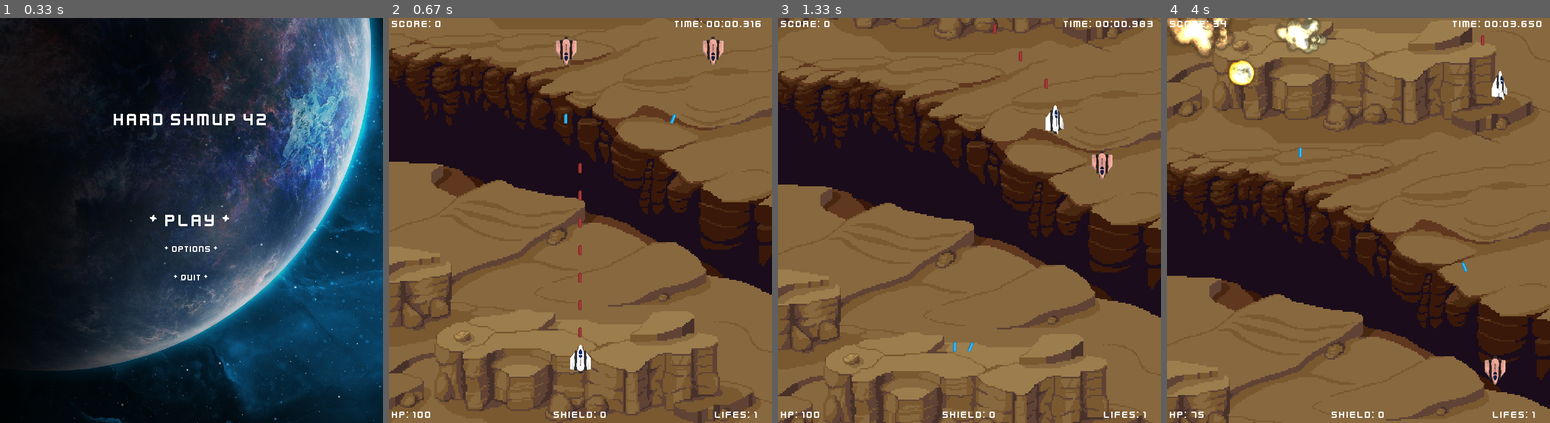
Above: before the commit, frames 1-4 (left to right).
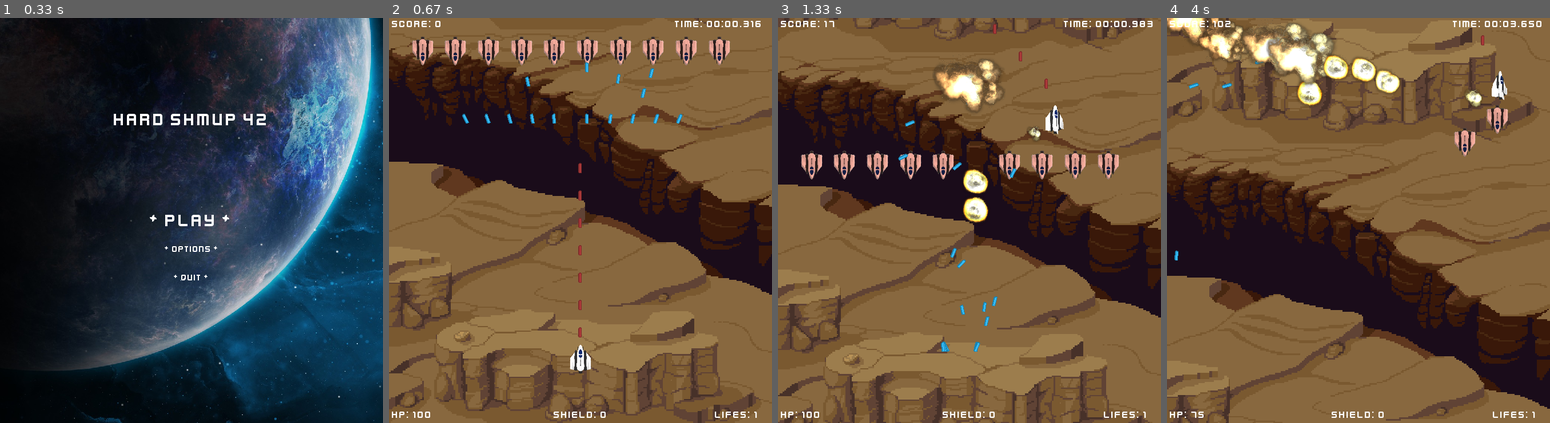
Above: after the commit, the same moments.

Repository: 2ndcouteau/Py_shmup
Game: pygame game, started from srcs/main.py
The game is run twice, just before and just after one commit, with the same random seed, the same clock (stepped at 60 frames per second) and the same inputs.
Inputs:
- Up to frame 1 (0.33 s): no input
- Up to frame 2 (0.67 s): tap Enter at 0.33 s
- Up to frame 3 (1.33 s): hold Up 0.67-1.13 s; hold Right from 1.17 s (still down)
- Up to frame 4 (4 s): release Right at 1.63 s; hold Left 1.67-2.2 s; tap E at 1.82, 3.15 s; hold Down 2.23-2.53 s; hold Left 2.57-2.97 s; hold Up 3-3.37 s; hold Right from 3.4 s (still down)

Frame 1 is identical in both runs. In frame 2, 3.1% of the frame differs, in the area x 5-90%, y 4-27%; in frame 3, 4.5%; in frame 4, 6.0%, in the area x 0-90%, y 0-91%.

Commit message:
[ADD] Waves enemies in construction ...

Diff:
--- a/srcs/class_Enemy.py
+++ b/srcs/class_Enemy.py
@@ -38,39 +38,10 @@
 		self.rect = self.image.get_rect()
 		self.rect = self.rect.move(randint(int(self.size[0]), X_WINDOW) - int(self.size[0]) , -int(self.size[1]))
 
-		while pygame.sprite.spritecollide(self, g.sprites_enemies, False):
-			self.rect.centery -= self.size[1] / 2
+		# while pygame.sprite.spritecollide(self, g.sprites_enemies, False):
+		# 	self.rect.centery -= self.size[1] / 2
 
 		self.mask = pygame.mask.from_surface(self.image)
-
-
-		# self.pixels_1 = pygame.transform.threshold(
-		# 			dest_surf=None,
-		# 			surf=self.image,
-		# 			search_color=WHITE,
-		# 			threshold=(20, 20, 20, 0), # rgba
-		# 			set_color=None,
-		# 			set_behavior=0,
-		# 			search_surf=None,
-		# 			inverse_set=True
-		# 		)
-		#
-		#
-		# self.pixels_within_threshold = pygame.transform.threshold(
-		# 			dest_surf=self.image,
-		# 			surf=self.image,
-		# 			search_color=None,
-		# 			threshold=(255, 255, 255, 0), # rgba
-		# 			set_color=RED_ENEMY,
-		# 			set_behavior=1,
-		# 			search_surf=self.pixels_1,
-		# 			inverse_set=False
-		# 		)
-		# self.image_pixel_array = pygame.PixelArray(self.image)
-		# self.image_pixel_array.replace(WHITE, RED)
-		# self.image_pixel_array = None
-		# del self.image_pixel_array
-
 
 		g.all_sprites.add(self)
 		g.sprites_enemies.add(self)
--- a/srcs/class_Game.py
+++ b/srcs/class_Game.py
@@ -165,11 +165,13 @@
 		return sprite_frames
 
 
+	## BE reaplace by class_Wave methods
 	def generate_enemies(self):
 		self.timer_gen_e -= self.dt
 		if self.timer_gen_e <= 0:
-			for i in range(1, 3):
-				Enemy(self)
+			for i in range(10):
+				enemy = Enemy(self)
+				enemy.rect.centerx = ((enemy.size[0] / 2) + 15) * (1 + i)
 			# Reset the countdown timer to one second.
 			self.timer_gen_e = ENEMIES_SPAWN_FREQUENCY + randint(0, 3000)
 
--- /dev/null
+++ b/srcs/class_Waves.py
@@ -0,0 +1,27 @@
+import pygame
+from random			import randint
+
+from class_Enemy	import Enemy
+from constants		import (UP, DOWN, RIGHT, LEFT,
+							POS_LEFT, POS_RIGHT,
+							WINDOW_X
+							)
+
+
+
+class Waves():
+	def __init__(self, g):
+		self.g = g
+
+	def h_line(self, nb_enemies, position=POS_LEFT):
+		for i in range(nb_enemies) :
+			enemy = Enemy(self)
+			self.align(enemy, position, i, nb_enemies)
+
+	def align(self, enemy, position, i, nb_enemies):
+		if (position == LEFT):
+			landmark = 0
+		elif (position == RIGHT):
+			landmark = WINDOW_X
+
+		enemy.rect.centerx = ((enemy.size[0] / 2) + 15) * (1 + i)
--- a/srcs/constants.py
+++ b/srcs/constants.py
@@ -83,6 +83,11 @@
 ## DIRECTION SHOTS
 RIGHT_SHOT = (0.15, -0.85)
 LEFT_SHOT = (-0.15, -0.85)
+
+## POSITION WAVES
+POS_LEFT = 0
+POS_RIGHT = 1
+POS_CENTER_X = 2
 
 ## FLAG STATE PROG
 F_GAME = 1 << 0
--- a/srcs/main.py
+++ b/srcs/main.py
@@ -24,7 +24,10 @@
 
 		if (g.mode is F_GAME):
 			# g.window.fill((0,0,0))
+
+			# Waves.h_line(5, LEFT)
 			g.generate_enemies()
+
 			Event.manage(Event, g)
 
 			print("nb_shoot == " + str(len(g.sprites_allies_shoots)))
Not shown, changed: todo.md
